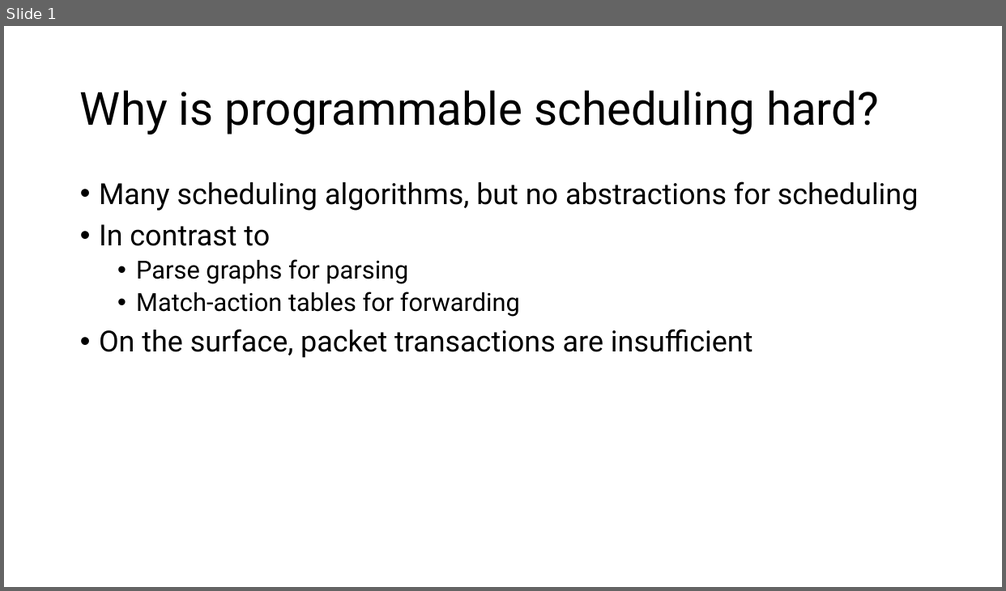
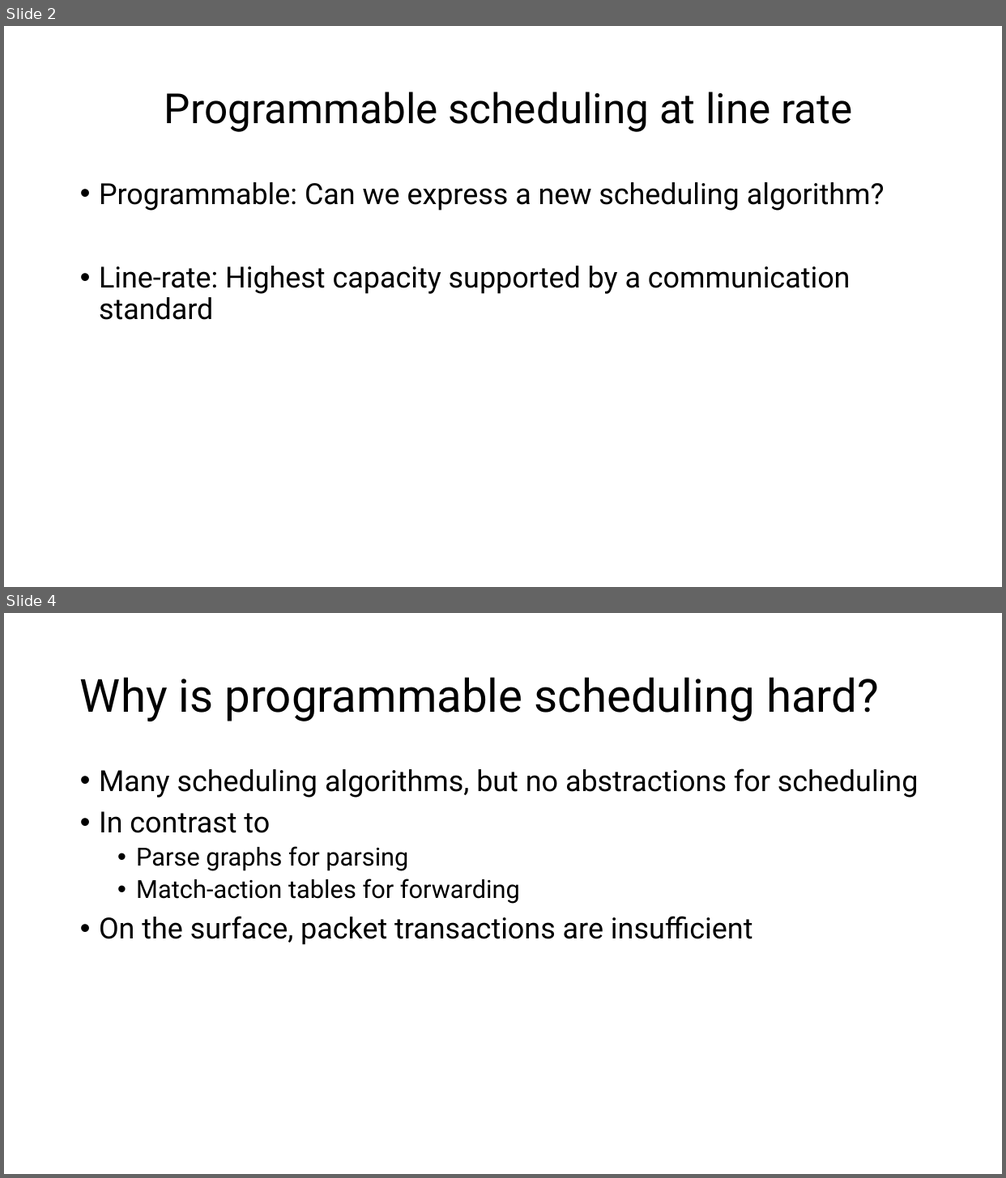
Before and after one commit to anirudhSK/pifo-domino-marple-ppts, a slide deck: pifo_sigcomm.pptx. Shown one above the other, each under a label of ours: slide 1 before the commit, slides 2 and 4 after it; the slides between them are not shown. The pictures are 1006x591 and 1006x1178 pixels, drawn with LibreOffice and Linux fonts; fonts in the diff are those of the drawing. Boxes give left, top, right and bottom in pixels: in the first picture for what was removed or moved away, otherwise in the second. Text is boxed around its words. In the diff, an @@ line names an element or a change of style, - is before the commit and + after.

```diff
--- a/pifo_sigcomm.pptx
+++ b/pifo_sigcomm.pptx
@@ slide 2 added at bbox=[4, 26, 1002, 587], background #FFFFFF @@
@@ title added at bbox=[164, 92, 853, 132], 40 pt, text #000000 @@
+Programmable scheduling at line rate
@@ text added at bbox=[99, 182, 884, 320], 28 pt, text #000000 @@
+• Programmable: Can we express a new scheduling algorithm?
+• Line-rate: Highest capacity supported by a communication standard
@@ what was slide 1 is now slide 4 @@
```
Also in this commit, not shown: 2 other slides added.
